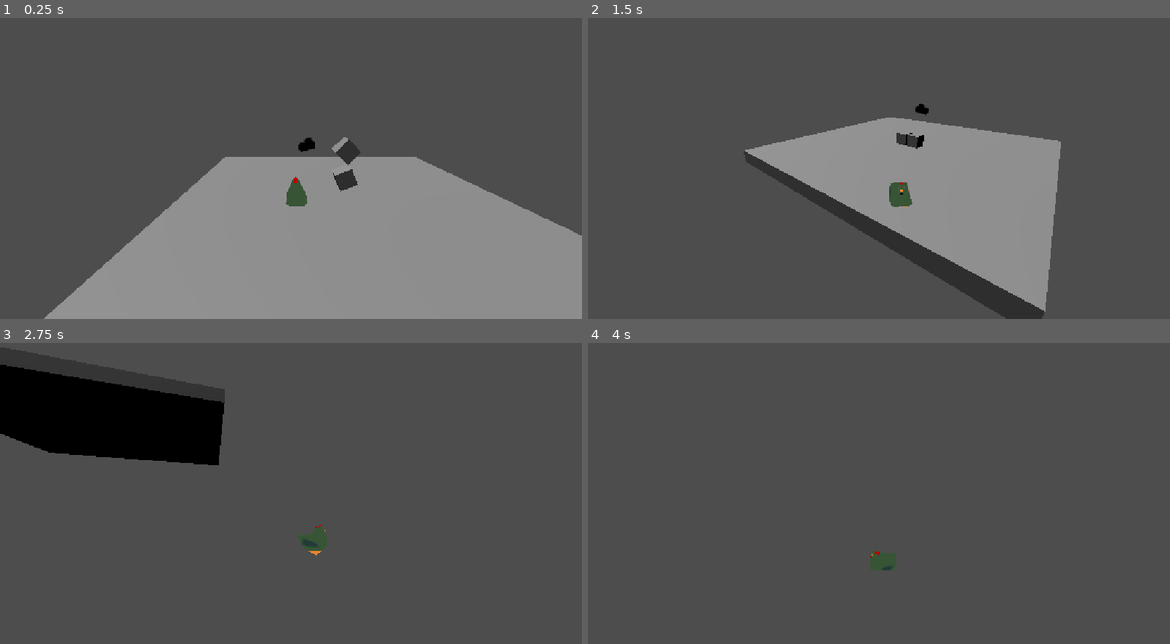
Above: before the commit, frames 1-4 (two rows, left to right).
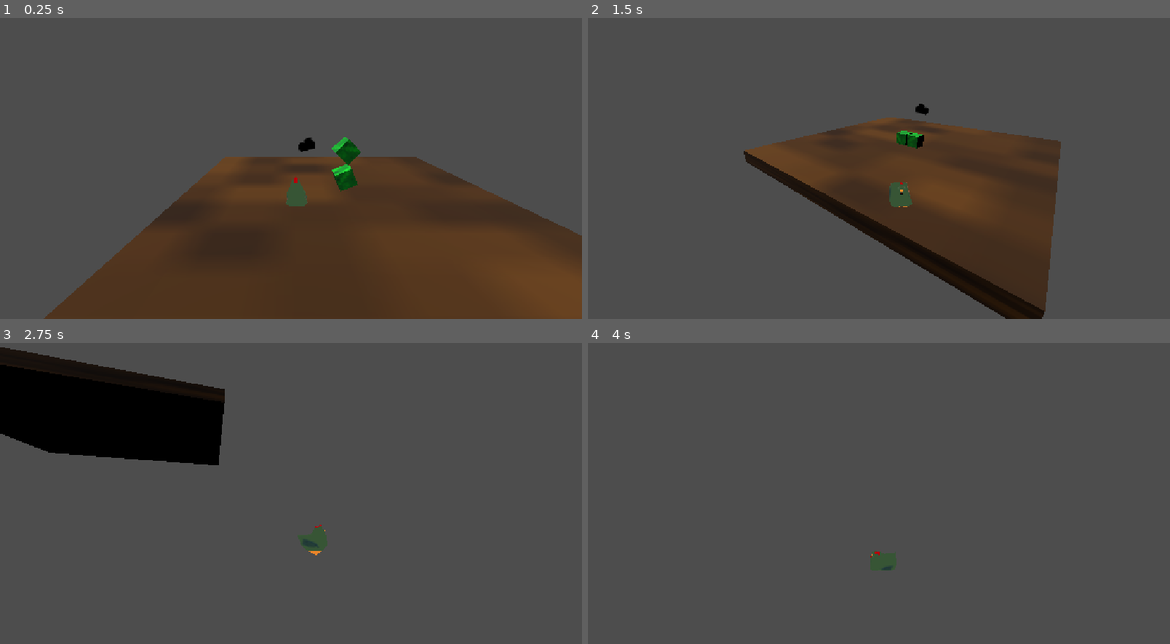
Above: after the commit, the same moments.

Repository: AyanChowdhury07/Between-Seasons
Game: Godot game, scene res://world.tscn
Same seed, same stepped clock (60 frames per second), same inputs: the game is played once before the commit and once after it.
Inputs (mouse positions are in pixels of both pictures, inside the frame that each line leads up to):
- Up to frame 1 (0.25 s): no input
- Up to frame 2 (1.5 s): tap Enter (ui_accept) at 0.5, 0.77 s; move the mouse to (1007, 138) at 0.52 s; hold Right (ui_right) 0.53-1.28 s; move the mouse to (762, 171) at 1.27 s; hold Down (ui_down) from 1.28 s (still down)
- Up to frame 3 (2.75 s): tap Enter (ui_accept) at 1.52 s; move the mouse to (349, 409) at 2.02 s; release Down (ui_down) at 2.03 s; hold Right (ui_right) from 2.03 s (still down)
- Up to frame 4 (4 s): move the mouse to (849, 544) at 2.77 s; release Right (ui_right) at 2.78 s; hold Up (ui_up) 2.78-3.53 s; tap Enter (ui_accept) at 3.02, 3.5, 3.77 s; move the mouse to (1053, 529) at 3.52 s; hold Left (ui_left) from 3.53 s (still down)

The runs differ from the first frame. In frame 1, 38% of the frame differs, in the area x 7-100%, y 39-100%; in frame 2, 21%; in frame 3, 2.0%; in frame 4, nothing differs.

Commit message:
Added textures (not yet block implemented)

Diff:
--- a/block.tscn
+++ b/block.tscn
@@ -1,4 +1,9 @@
 [gd_scene format=3 uid="uid://cd1elyd0hxr6j"]
+
+[ext_resource type="Texture2D" uid="uid://cc0inppckke0w" path="res://grass.png" id="1_im0tn"]
+
+[sub_resource type="StandardMaterial3D" id="StandardMaterial3D_xfwl5"]
+albedo_texture = ExtResource("1_im0tn")
 
 [sub_resource type="BoxMesh" id="BoxMesh_t4ws7"]
 
@@ -7,6 +12,7 @@
 [node name="Block" type="RigidBody3D" unique_id=211678271]
 
 [node name="MeshInstance3D" type="MeshInstance3D" parent="." unique_id=1453345478]
+material_override = SubResource("StandardMaterial3D_xfwl5")
 mesh = SubResource("BoxMesh_t4ws7")
 
 [node name="CollisionShape3D" type="CollisionShape3D" parent="." unique_id=528653996]
--- a/world.tscn
+++ b/world.tscn
@@ -1,8 +1,12 @@
 [gd_scene format=3 uid="uid://dyvt2i6uruwey"]
 
+[ext_resource type="Texture2D" uid="uid://c3e4v0h11hr5" path="res://Ground.png" id="1_aqk2v"]
 [ext_resource type="PackedScene" uid="uid://cd1elyd0hxr6j" path="res://block.tscn" id="1_f3sb7"]
 [ext_resource type="PackedScene" uid="uid://cu60o4t7ht3ft" path="res://vane_body_3d.tscn" id="1_fj7yv"]
 [ext_resource type="PackedScene" uid="uid://bnptjw8yyd02p" path="res://cloud_medal.tscn" id="3_tlwt5"]
+
+[sub_resource type="StandardMaterial3D" id="StandardMaterial3D_036b0"]
+albedo_texture = ExtResource("1_aqk2v")
 
 [sub_resource type="BoxMesh" id="BoxMesh_t4ws7"]
 size = Vector3(10, 0.5, 10)
@@ -17,6 +21,7 @@
 metadata/_edit_group_ = true
 
 [node name="MeshInstance3D" type="MeshInstance3D" parent="TestFloor" unique_id=838925771]
+material_override = SubResource("StandardMaterial3D_036b0")
 mesh = SubResource("BoxMesh_t4ws7")
 
 [node name="CollisionShape3D" type="CollisionShape3D" parent="TestFloor" unique_id=1255611505]
Binary file added: Ground.png
Not shown, added: Ground.png.import
Binary file added: grass.png
Not shown, added: grass.png.import
